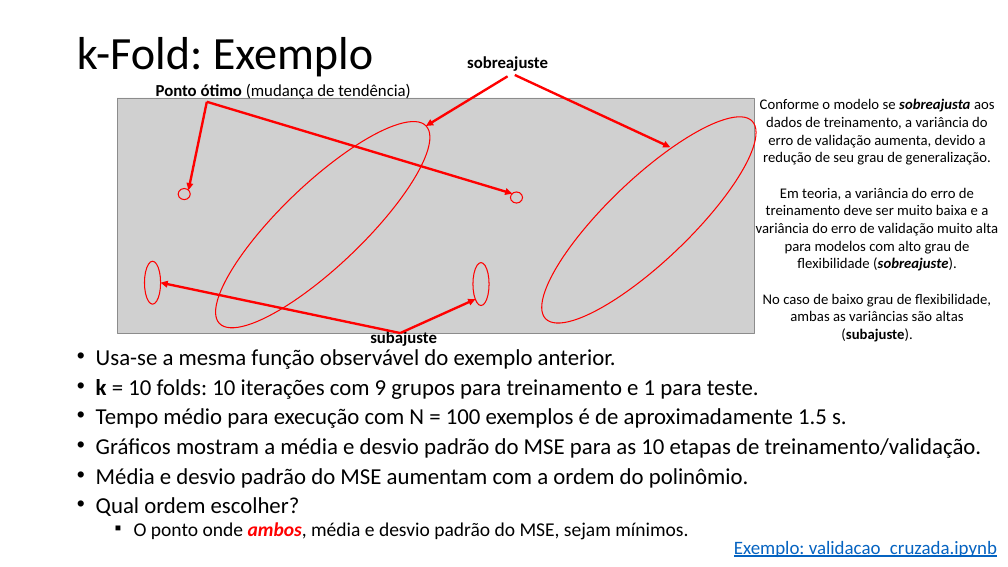
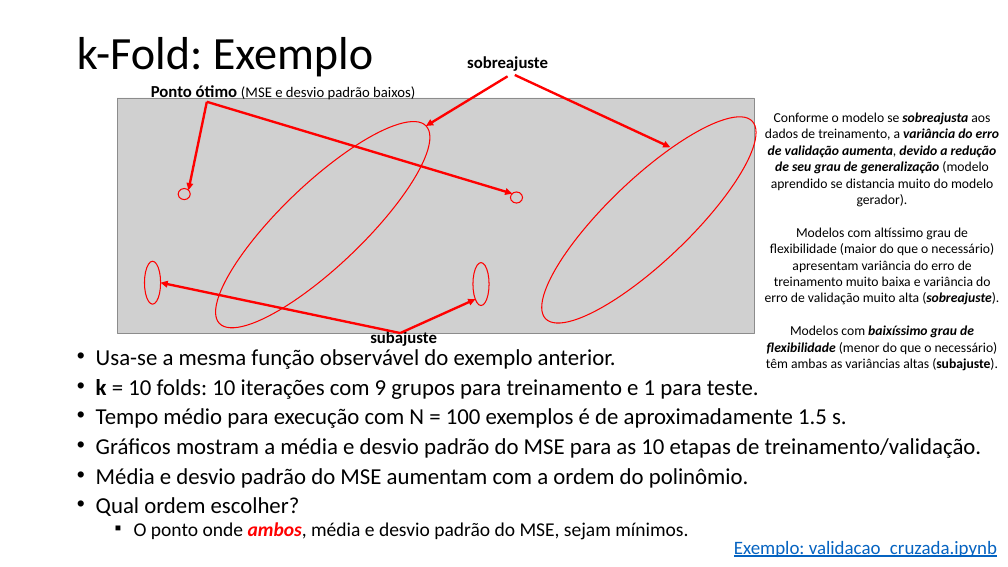
Before and after one commit to zz4fap/t319_aprendizado_de_maquina, a slide deck: slide 8 of slides/T319_Regressão_Linear (Parte V).pptx. Drawn at 1008x567 pixels with LibreOffice and Linux fonts; fonts in the diff are those of the drawing; grey boxes stand for pictures. Boxes give left, top, right and bottom in pixels: in the first picture for what was removed or moved away, otherwise in the second. Text is boxed around its words. In the diff, an @@ line names an element or a change of style, - is before the commit and + after.

```diff
--- a/slides/T319_Regressão_Linear (Parte V).pptx
+++ b/slides/T319_Regressão_Linear (Parte V).pptx
@@ text at (151,84,415,102): text changed; size 16 to 14 pt @@
-Ponto ótimo (mudança de tendência)
+Ponto ótimo (MSE e desvio padrão baixos)
@@ text at (765,112,999,371): text changed; size 14 to 13 pt @@
-Conforme o modelo se sobreajusta aos dados de treinamento, a variância do erro de validação aumenta, devido a redução de seu grau de generalização.
-Em teoria, a variância do erro de treinamento deve ser muito baixa e a variância do erro de validação muito alta para modelos com alto grau de flexibilidade (sobreajuste).
-No caso de baixo grau de flexibilidade, ambas as variâncias são altas (subajuste).
+Conforme o modelo se sobreajusta aos dados de treinamento, a variância do erro de validação aumenta, devido a redução de seu grau de generalização (modelo aprendido se distancia muito do modelo gerador).
+Modelos com altíssimo grau de flexibilidade (maior do que o necessário) apresentam variância do erro de treinamento muito baixa e variância do erro de validação muito alta (sobreajuste).
+Modelos com baixíssimo grau de flexibilidade (menor do que o necessário) têm ambas as variâncias altas (subajuste).
```
Also in this commit, not shown: 7 other slides changed, 2 other files.
